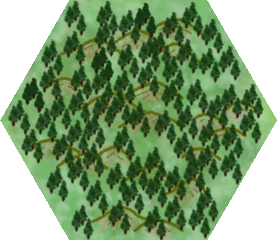
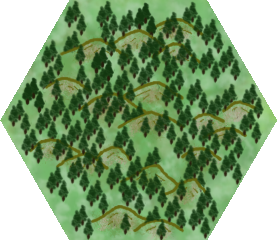
Before/after of a w=277, h=240 layered artwork. What changed in the layer stack:
painted on "Trees" over (x1=42, y1=17, x2=252, y2=234)
